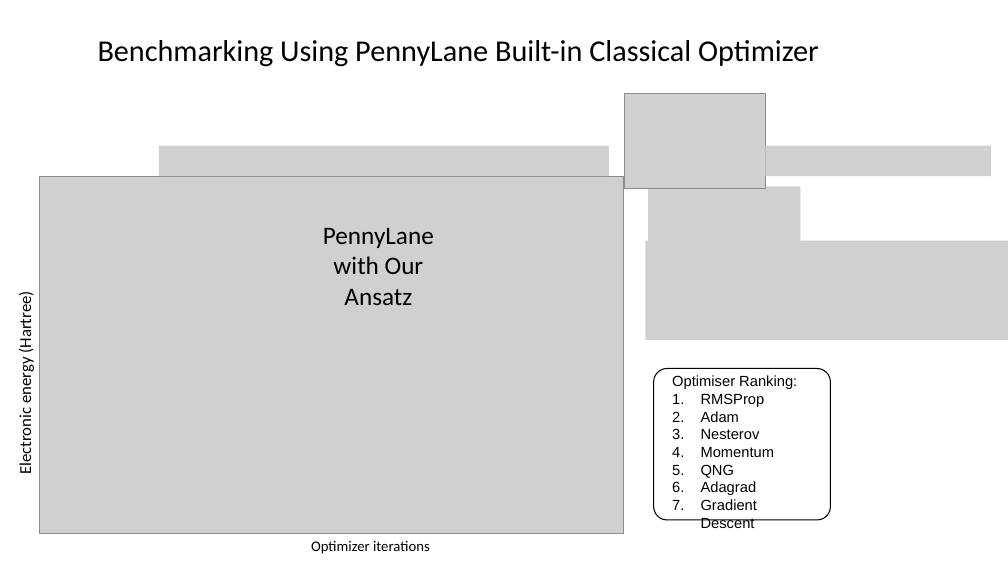
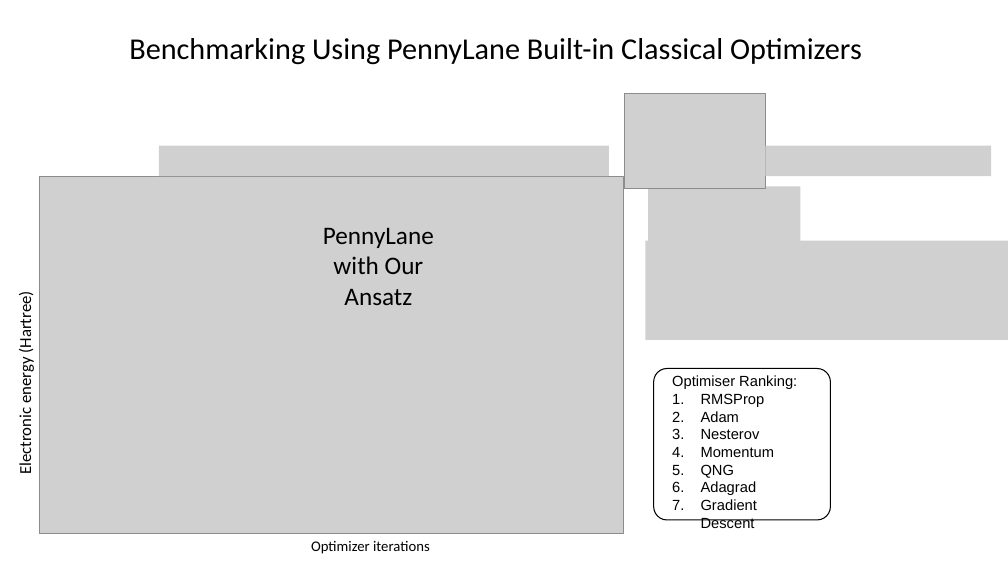
Before and after one commit to cheechonghian/Qanything_Chem_Project_Final, a slide deck: slide 5 of Qanything Results Presentation.pptx. Drawn at 1008x567 pixels with LibreOffice and Linux fonts; fonts in the diff are those of the drawing; grey boxes stand for pictures. Boxes give left, top, right and bottom in pixels: in the first picture for what was removed or moved away, otherwise in the second. Text is boxed around its words. In the diff, an @@ line names an element or a change of style, - is before the commit and + after.

```diff
--- a/Qanything Results Presentation.pptx
+++ b/Qanything Results Presentation.pptx
@@ title at bbox=[129, 38, 862, 65]: text changed @@
-Benchmarking Using PennyLane Built-in Classical Optimizer
+Benchmarking Using PennyLane Built-in Classical Optimizers
```
Also in this commit, not shown: 5 other slides changed, 1 other file.
